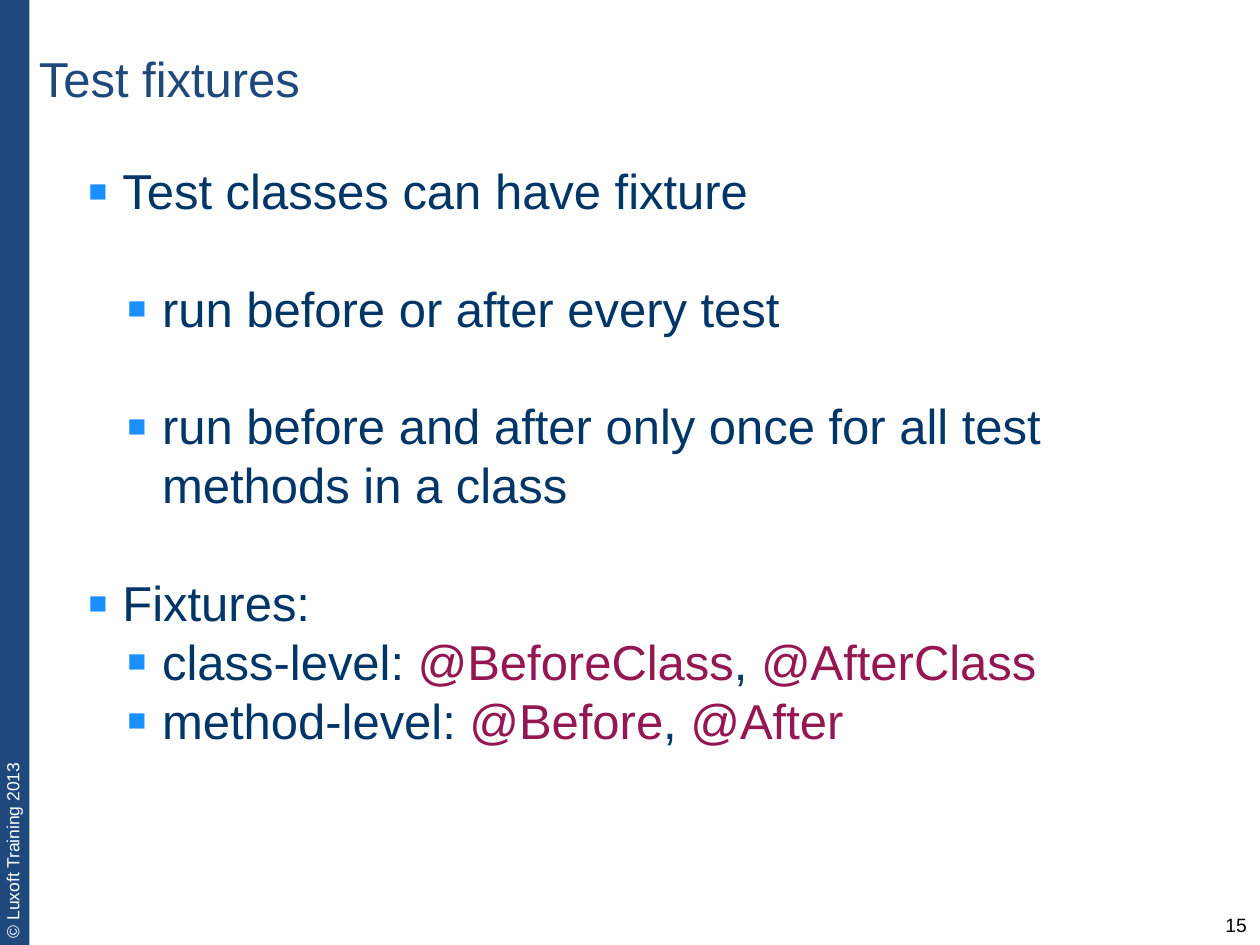
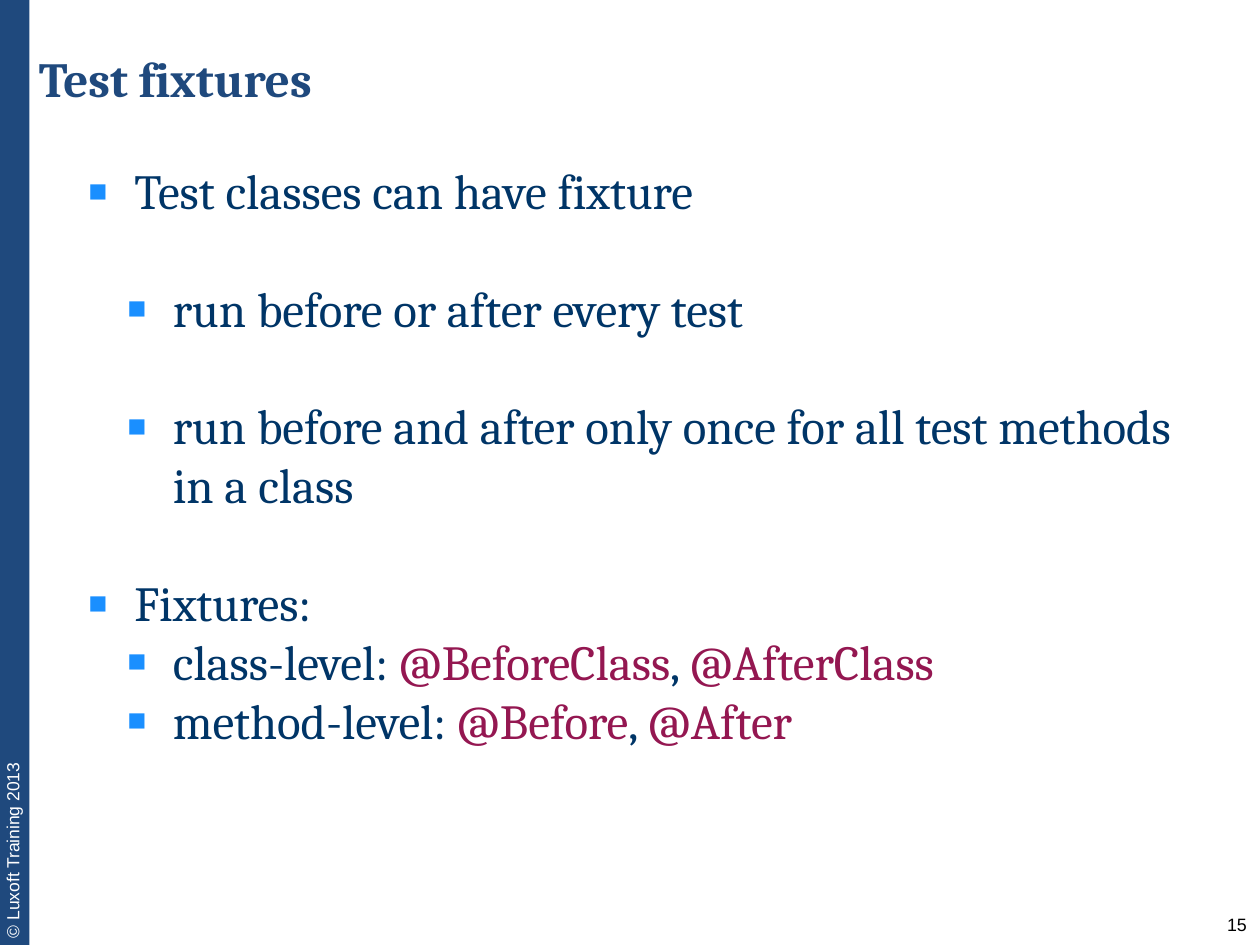
Before and after one commit to team3/lux-trainings-all, a slide deck: slide 15 of JVA-011. unit-testing-with-junit/JVA-011-lecture1-unit-testing-basics.pptx. Drawn at 1260x945 pixels with LibreOffice and Linux fonts; fonts in the diff are those of the drawing. Boxes give left, top, right and bottom in pixels: in the first picture for what was removed or moved away, otherwise in the second. Text is boxed around its words. In the diff, an @@ line names an element or a change of style, - is before the commit and + after.

```diff
--- a/JVA-011. unit-testing-with-junit/JVA-011-lecture1-unit-testing-basics.pptx
+++ b/JVA-011. unit-testing-with-junit/JVA-011-lecture1-unit-testing-basics.pptx
@@ title "Test fixtures" at bbox=[39, 62, 312, 98]: font Arial to Cambria, bold on @@
@@ text "Test classes can have fixture" at bbox=[134, 174, 1171, 746]: font Arial to Cambria; indent changed @@
@@ page number at bbox=[1227, 918, 1247, 931]: size 11 to 10.2 pt @@
```
Also in this commit, not shown: 12 other slides changed, 3 slides added.
